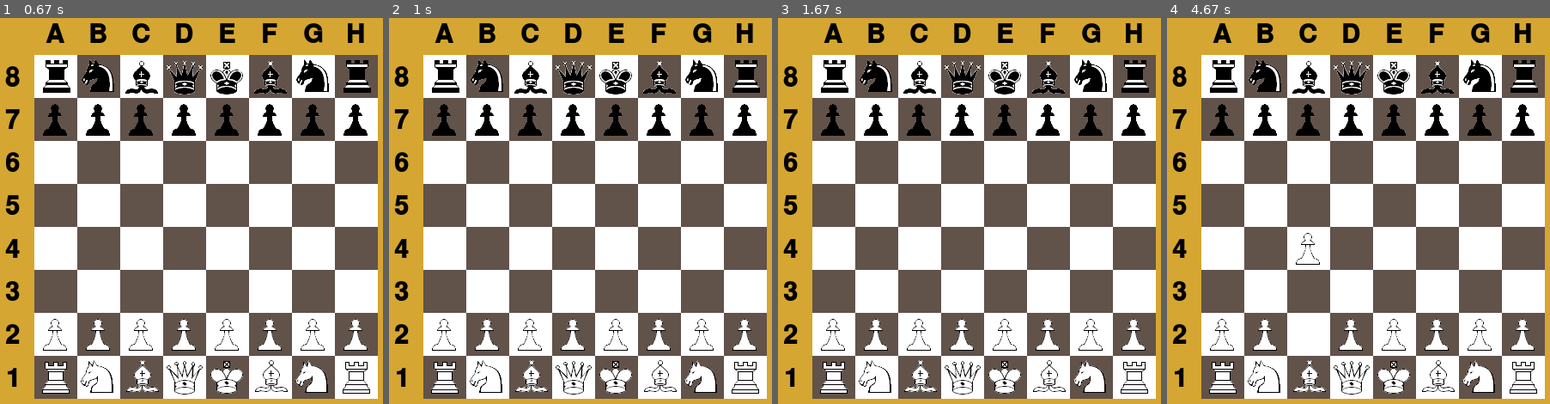
Above: before the commit, frames 1-4 (left to right).
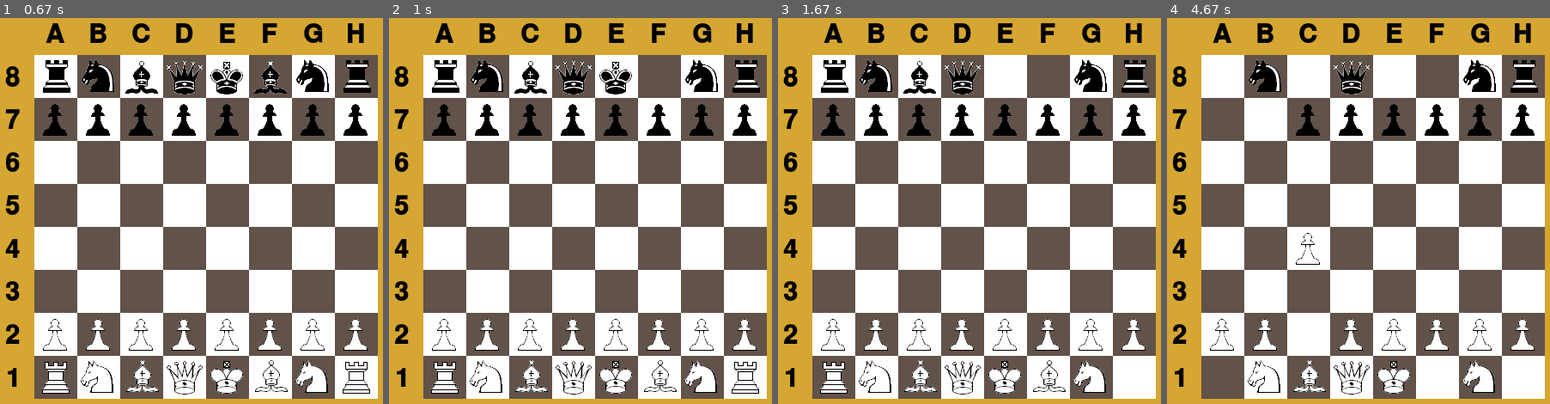
Above: after the commit, the same moments.

Repository: snlpdo/pygame-tictactoe
Game: pygame game, started from gui.py
Same seed, same stepped clock (60 frames per second), same inputs: the game is played once before the commit and once after it.
Inputs (mouse positions are in pixels of both pictures, inside the frame that each line leads up to):
- Up to frame 1 (0.67 s): click (206, 226) at 0.38 s
- Up to frame 2 (1 s): click (657, 75) at 0.72 s
- Up to frame 3 (1.67 s): click (992, 83) at 1.05 s; click (1145, 388) at 1.38 s
- Up to frame 4 (4.67 s): click (1304, 87) at 1.72 s; click (1209, 129) at 2.08 s; click (1243, 83) at 2.55 s; click (1308, 353) at 3.22 s; press the mouse at (1308, 353) at 3.53 s; move the mouse to (1297, 307) at 3.63 s; release the mouse at (1289, 261) at 3.77 s; click (1270, 114) at 3.88 s; click (1450, 369) at 4.22 s; click (1220, 376) at 4.58 s

Frame 1 is identical in both runs. In frame 2, 0.3% of the frame differs, in the area x 66-75%, y 11-20%; in frame 3, 0.8%; in frame 4, 2.5%, in the area x 10-97%, y 10-98%.

Commit message:
Début de validation de déplacement d'un pion blanc

Diff:
--- a/engine.py
+++ b/engine.py
@@ -3,6 +3,23 @@
 Il ne doit surtout pas supposer qu'il existe une interface
 graphique.
 """
+
+
+def pion_blanc(depart, arrivee):
+    # Récupérer les indices de lignes et colonnes
+    col_dep, ligne_dep = depart
+    col_arr, ligne_arr = arrivee
+
+    # Règle 1: case d'arrivée sur la ligne supérieure
+    # ou 2 cases pour le premier déplacement
+    if not ((ligne_arr == ligne_dep - 2 and ligne_dep == 6) or ligne_arr == ligne_dep - 1):
+        return False
+
+    # Règle 2: cases dans la même colonne
+    if not (col_arr == col_dep):
+        return False
+
+    return True
 
 
 class Jeu:
@@ -30,7 +47,17 @@
             return self.plateau[ligne][colonne]
 
     def deplacer(self, dep, arr):
-        if self.plateau[arr[1]][arr[0]] == '':  # arrivée libre
+        # 1. Identifier la pièce à déplacer (=celle sur la case de départ)
+        # dep est un couple au format: (, )
+        colonne, ligne = dep
+        piece = self.plateau[ligne][colonne]
+
+        # 2. Vérifier la validité du déplacement
+        deplacement_valide = True  # valeur par défaut
+        if piece == 'pb':  # Pion blanc
+            deplacement_valide = pion_blanc(dep, arr)
+
+        if deplacement_valide:
             # recopier le type de pièce
             self.plateau[arr[1]][arr[0]] = self.plateau[dep[1]][dep[0]]
             # vider la case de départ
